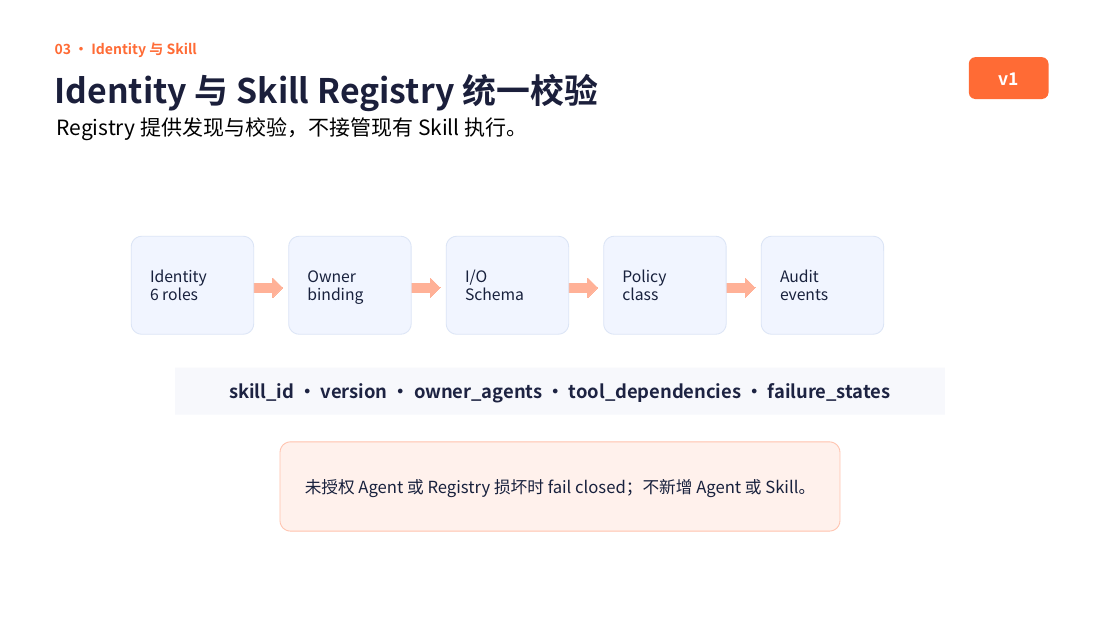
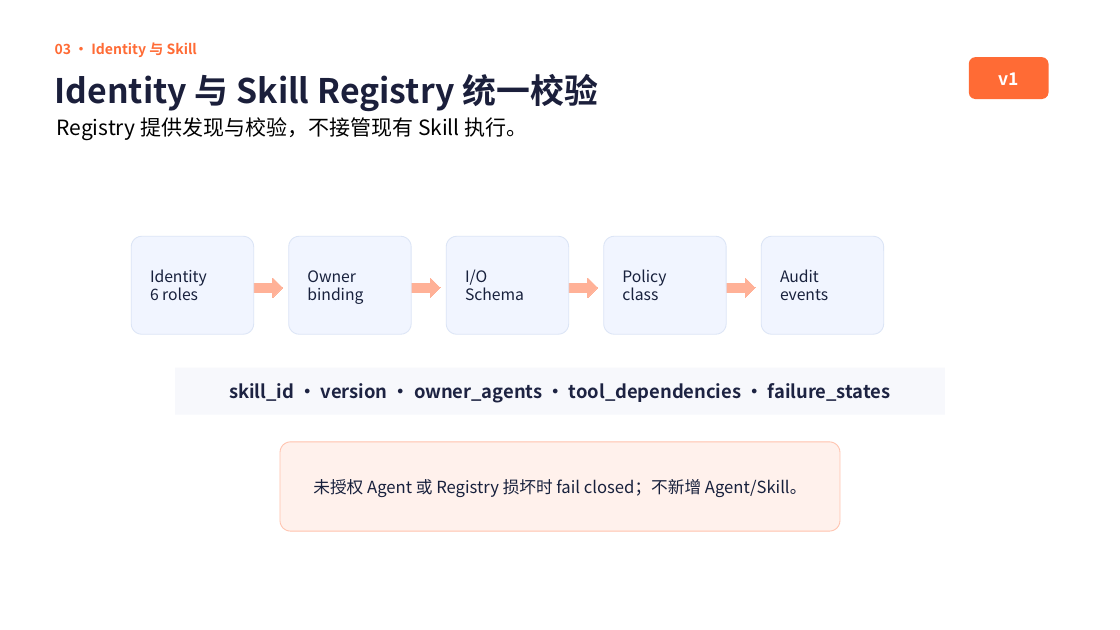
Before and after one commit to JAKIIC/LabOps-Guard, a slide deck: slide 6 of submission/LabOps-Guard-GOAI-复赛方案-v1.0-rc1.pptx. Drawn at 1120x630 pixels with LibreOffice and Linux fonts; fonts in the diff are those of the drawing. Boxes give left, top, right and bottom in pixels: in the first picture for what was removed or moved away, otherwise in the second. Text is boxed around its words. In the diff, an @@ line names an element or a change of style, - is before the commit and + after.

```diff
--- a/submission/LabOps-Guard-GOAI-复赛方案-v1.0-rc1.pptx
+++ b/submission/LabOps-Guard-GOAI-复赛方案-v1.0-rc1.pptx
@@ text in rounded rectangle at [313, 479, 806, 497]: text changed @@
-未授权 Agent 或 Registry 损坏时 fail closed；不新增 Agent 或 Skill。
+未授权 Agent 或 Registry 损坏时 fail closed；不新增 Agent/Skill。
```
Also in this commit, not shown: 1 other slide changed, 7 other files.
